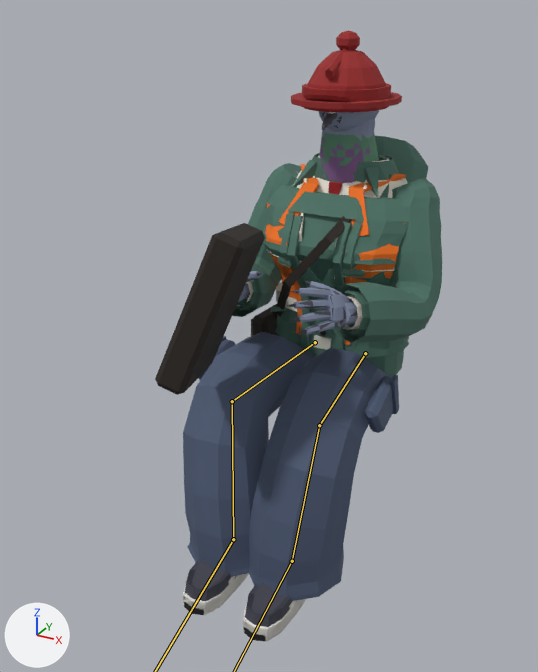
Before and after pictures for a commit that changed the glTF model assets/npc/guvercin.glb.
Rendered twice from a camera (50 mm lens) standing at (0.799, -1.871, 1.433) and looking at (-0.028, -0.368, 0.682). The lights are fixed; the arrows at lower left show +X, +Y and +Z. The picture after the commit comes second. Both versions are drawn at frame 0 of the action 'drive'; the numbers are the values there. The bones that change are drawn over the model as lines.

In view in the first picture: 'aks_evrak', 'alt_kargo', 'ayk_bot', 'ayk_kundura', 'ayk_spor', 'sapka_baret', 'sapka_bere', 'tur_bas', 'tur_eller', 'ust_isci', 'ust_kapusonlu', 'ust_kisa', 'ust_takim', 'ust_tisort' and 3 more.
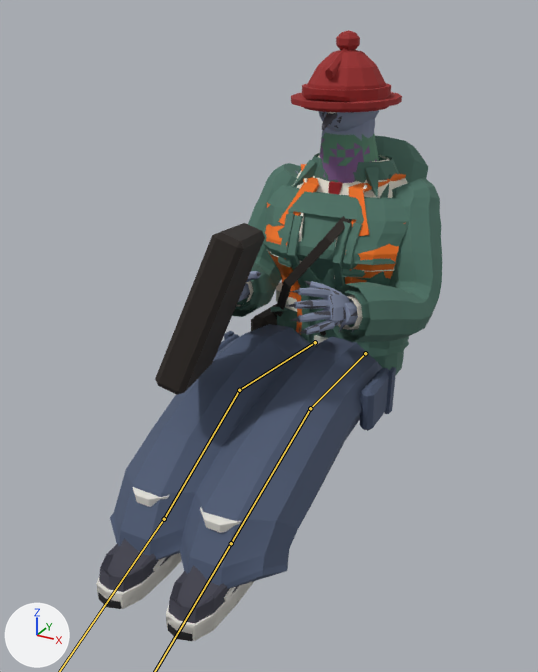
What differs and where, as boxes [x1, y1, x2, y2] in the pictures (538 x 672 px):
'alt_kargo', posed (32% wider): before [183, 332, 399, 601]; after [110, 324, 396, 589]
'ayk_bot', posed: before [183, 560, 305, 641]; after [96, 487, 254, 640]
'ayk_spor', posed (mostly hidden): before [183, 574, 306, 641]; after [97, 552, 254, 641]
'ayk_kundura', posed (mostly hidden): before [184, 601, 265, 642]; after [98, 592, 193, 641]
bone 'thigh.L', root to tip: before (365, 353) to (319, 425); after (365, 353) to (310, 408)
bone 'shin.L', root to tip: before (319, 425) to (292, 561); after (310, 408) to (231, 543)
bone 'thigh.R', root to tip: before (315, 342) to (232, 401); after (315, 342) to (239, 390)
bone 'shin.R', root to tip: before (232, 401) to (233, 539); after (239, 390) to (164, 519)

The change in detail:
Bone 'thigh.L' (bone_thigh_l) turns from (-85, -7, -1) to (-91, -3, 2) degrees about its own x, y and z.
Bone 'shin.L' (bone_shin_l) turns from (71, -5, 7) to (21, -1, 3) degrees about its own x, y and z.
Bone 'foot.L' (bone_foot_l) turns from (13, 5, -1) to (69, 2, 2) degrees about its own x, y and z.
Bone 'thigh.R' (bone_thigh_r) turns from (-85, 7, 1) to (-91, 3, -2) degrees about its own x, y and z.
Bone 'shin.R' (bone_shin_r) turns from (71, 5, -7) to (21, 1, -3) degrees about its own x, y and z.
Bone 'foot.R' (bone_foot_r) turns from (13, -5, 1) to (69, -2, -2) degrees about its own x, y and z.
